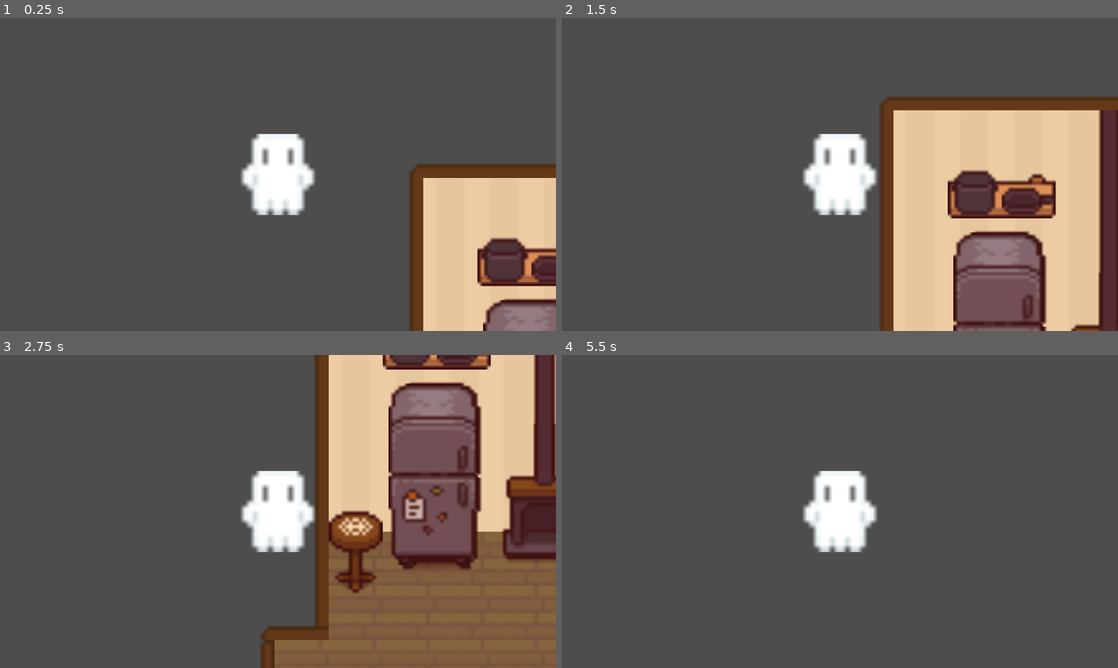
Above: before the commit, frames 1-4 (two rows, left to right).
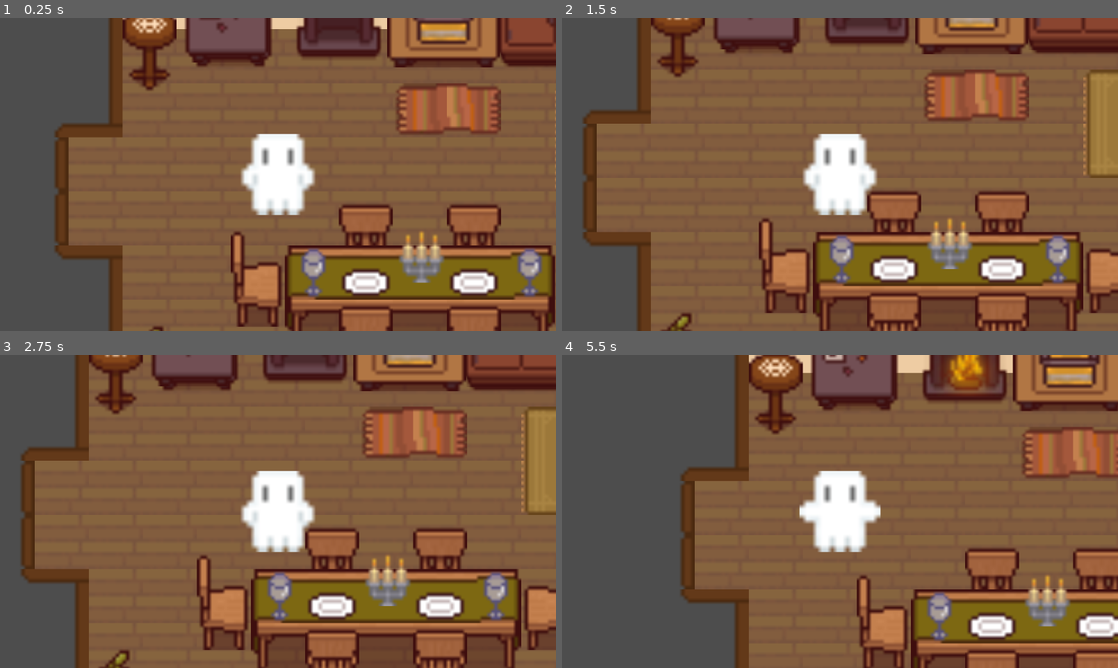
Above: after the commit, the same moments.

Repository: aryapsinha/mazehouse
Game: Godot game, scene res://scenes/demoroom copy.tscn
Two runs of this game, one before a commit and one after it. Both use one fixed random seed, a clock stepped at 60 frames per second and the inputs below.
Inputs:
- Up to frame 1 (0.25 s): no input
- Up to frame 2 (1.5 s): tap Enter at 0.5 s; hold Right (right) 0.53-1.28 s; hold X (interact) 0.53-1.28 s; tap Space at 1.25 s; hold Down (down) from 1.28 s (still down); tap X (interact) at 1.35 s
- Up to frame 3 (2.75 s): release Down (down) at 2.03 s; hold Right (right) from 2.03 s (still down); hold X (interact) from 2.03 s (still down)
- Up to frame 4 (5.5 s): tap Enter at 2.75, 5 s; release Right (right) at 2.78 s; release X (interact) at 2.78 s; hold Up (up) 2.78-3.53 s; tap X (interact) at 2.85, 3.5, 4.35 s; hold X (interact) 3.53-4.28 s; hold Left (left) 3.53-5.03 s; hold Down (down) from 5.03 s (still down); hold X (interact) from 5.03 s (still down)

The runs differ from the first frame. In frame 1, 81% of the frame differs, in the area x 9-100%, y 0-100%; in frame 2, 86%, in the area x 3-100%, y 0-100%; in frame 3, 80%; in frame 4, 70%.

Commit message:
idk lol

Diff:
--- a/scenes/demoroom copy.tscn
+++ b/scenes/demoroom copy.tscn
@@ -85,6 +85,7 @@
 toggleable = true
 
 [node name="CollisionShape2D" type="CollisionShape2D" parent="toaster"]
+position = Vector2(-1, 0)
 shape = SubResource("RectangleShape2D_1is7r")
 
 [node name="fridge" parent="." instance=ExtResource("2_evybg")]
@@ -98,6 +99,6 @@
 shape = SubResource("RectangleShape2D_lcg8j")
 
 [node name="transport" parent="." instance=ExtResource("13_5nsbu")]
-position = Vector2(-9, 127)
+position = Vector2(-6, 127)
 sceneto = ExtResource("14_nqnhm")
 spawnin = Vector2(32, 87)
--- a/scenes/player.tscn
+++ b/scenes/player.tscn
@@ -5,7 +5,7 @@
 
 [node name="Player" type="CharacterBody2D"]
 z_index = 10
-position = Vector2(-40, 2.08165e-12)
+position = Vector2(49, 124)
 scale = Vector2(1.5, 1.5)
 collision_mask = 6
 script = ExtResource("1_glrnl")
